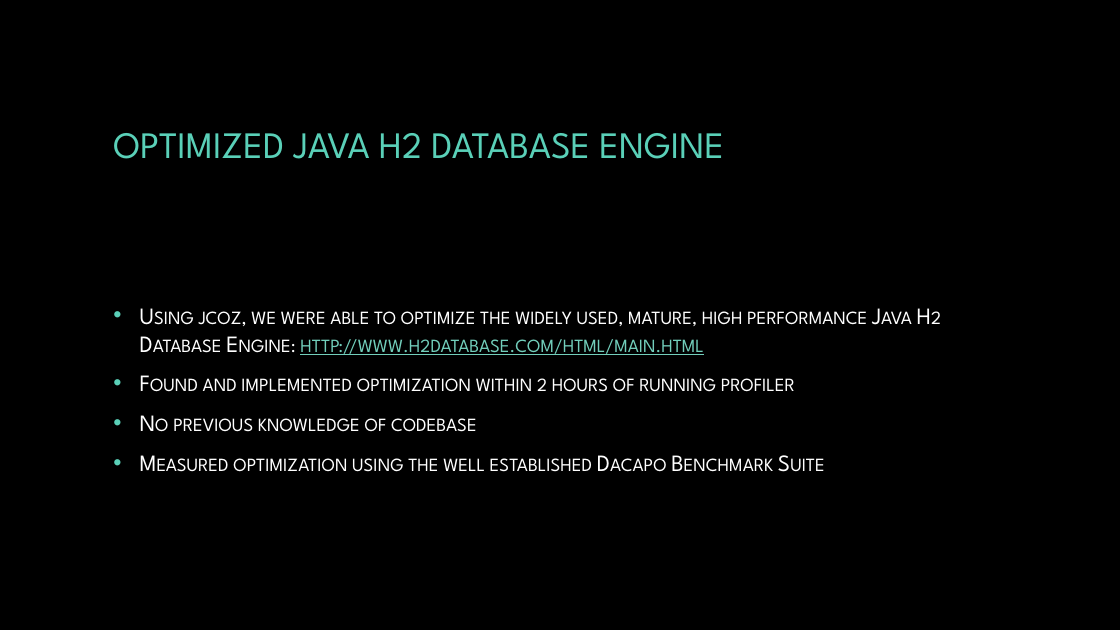
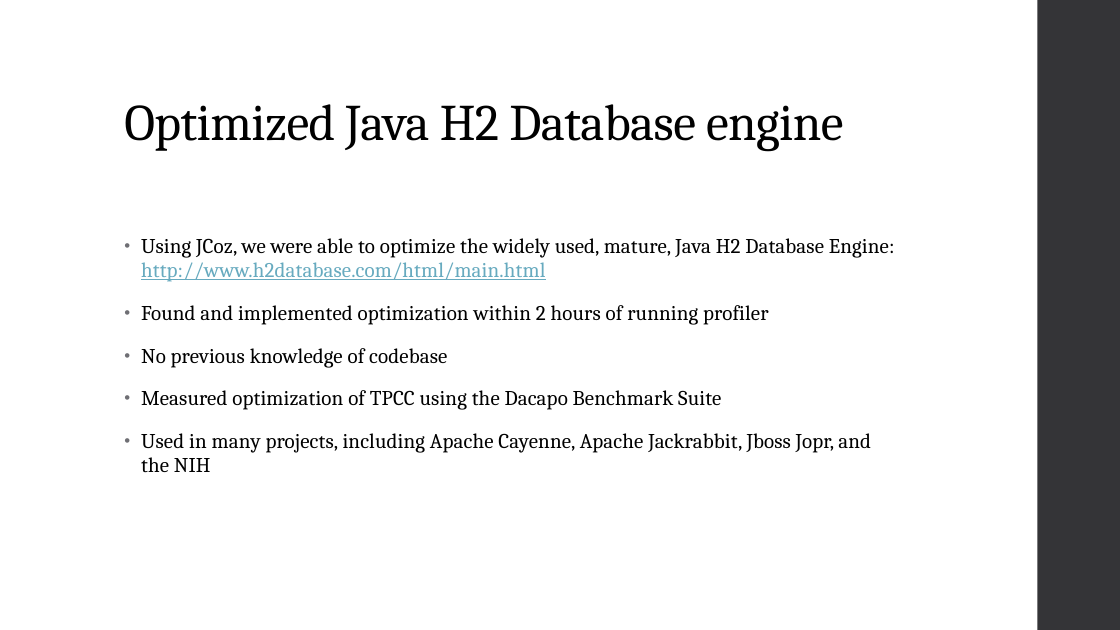
Before and after one commit to Byte-Lab/JCoz, a slide deck: slide 10 of project_presentation.pptx (slide 17 before the commit). Drawn at 1120x630 pixels with LibreOffice and Linux fonts; fonts in the diff are those of the drawing; background and template pictures are left out. Boxes give left, top, right and bottom in pixels: in the first picture for what was removed or moved away, otherwise in the second. Text is boxed around its words. In the diff, an @@ line names an element or a change of style, - is before the commit and + after.

```diff
--- a/project_presentation.pptx
+++ b/project_presentation.pptx
@@ background picture (left out) to #FFFFFF @@
@@ rectangle added at bbox=[1038, 0, 1120, 630], fill #353537 @@
@@ title "Optimized Java H2 Database engine" at bbox=[124, 104, 843, 151]: vertical alignment middle to bottom @@
@@ title at bbox=[124, 104, 843, 151]: text changed; size 32 to 44 pt; font League Spartan to Cambria; text colour #5AD0B8 to #000000 @@
-OPTIMIZED JAVA H2 DATABASE ENGINE
+Optimized Java H2 Database engine
@@ text "Using JCoz, we were able ...": place and size @@
-text "Using JCoz, we were able ..." at bbox=[173, 311, 867, 472]
+text "Using JCoz, we were able ..." at bbox=[141, 238, 895, 473]
@@ text "Using JCoz, we were able ..." at bbox=[141, 238, 895, 473]: vertical alignment middle to top @@
@@ text at bbox=[141, 238, 895, 282]: text changed; size 20 to 18 pt; font League Spartan to Cambria; text colour #FFFFFF to #000000 @@
-• Using jcoz, we were able to optimize the widely used, mature, high performance Java H2 Database Engine: http://www.h2database.com/html/main.html
+• Using JCoz, we were able to optimize the widely used, mature, Java H2 Database Engine: http://www.h2database.com/html/main.html
@@ text at bbox=[141, 305, 768, 368]: size 20 to 18 pt, font League Spartan to Cambria, text colour #FFFFFF to #000000, letter spacing 0 to 0.1 pt, small capitals off in "Found and implemented optimization within 2 hours ...", "No previous knowledge of codebase"; indent changed; line spacing 1 to 0.95; more space between paragraphs; bullet colour #5AD0B8 to #6F6F74 @@
@@ text at bbox=[141, 390, 871, 473]: text changed; size 20 to 18 pt; font League Spartan to Cambria; text colour #FFFFFF to #000000 @@
-• Measured optimization using the well established Dacapo Benchmark Suite
+• Measured optimization of TPCC using the Dacapo Benchmark Suite
+• Used in many projects, including Apache Cayenne, Apache Jackrabbit, Jboss Jopr, and the NIH
```
Also in this commit, not shown: 21 other slides changed, 6 slides added, 10 slides removed, 17 other files.
